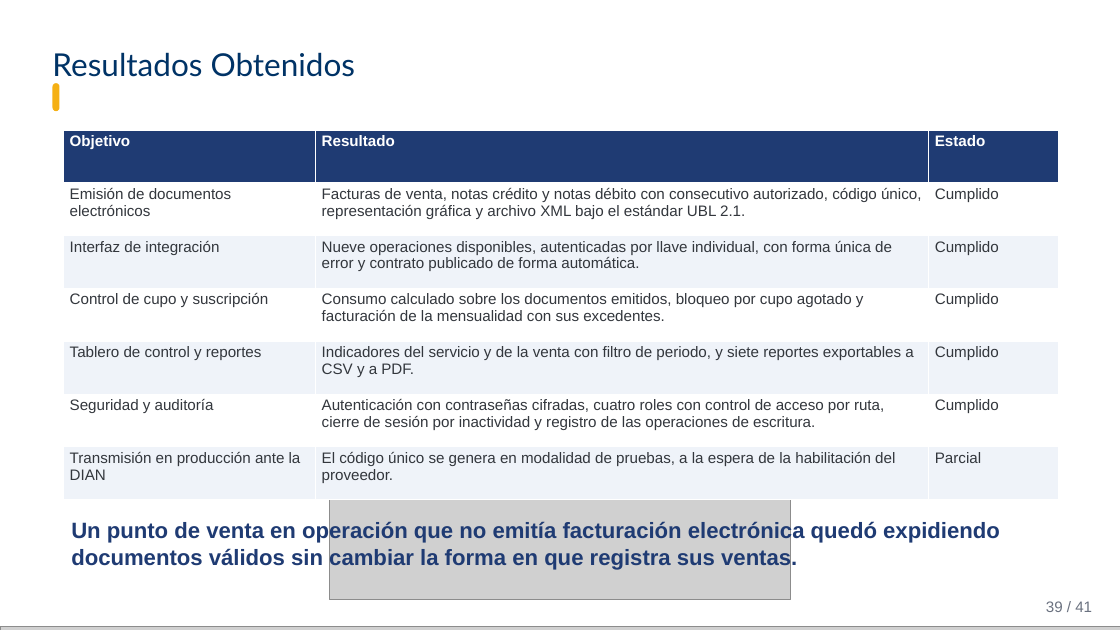
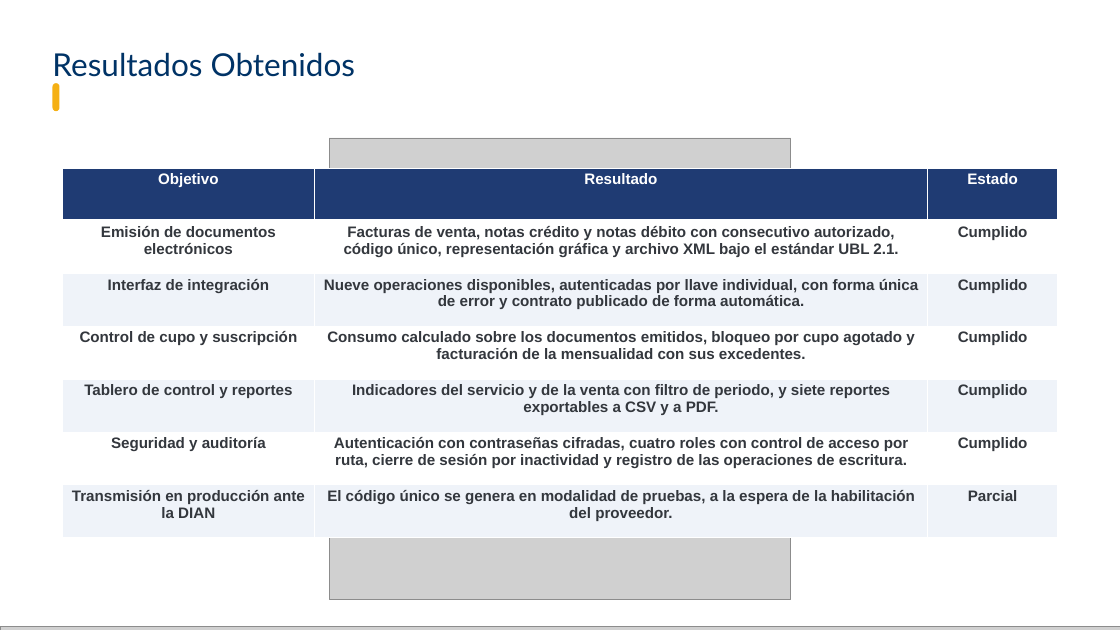
Before and after one commit to Brandonpyjv/Factugest, a slide deck: slide 37 of docs expo/carpeta exposicion/FactuGest - Sustentación.pptx (slide 39 before the commit). Drawn at 1120x630 pixels with LibreOffice and Linux fonts; fonts in the diff are those of the drawing; grey boxes stand for pictures. Boxes give left, top, right and bottom in pixels: in the first picture for what was removed or moved away, otherwise in the second. Text is boxed around its words. In the diff, an @@ line names an element or a change of style, - is before the commit and + after.

```diff
--- a/docs expo/carpeta exposicion/FactuGest - Sustentación.pptx
+++ b/docs expo/carpeta exposicion/FactuGest - Sustentación.pptx
@@ table at (62,168,1058,538) @@
@@ bold on @@
@@ alignment left to centre @@
@@ table: place and size @@
-table at (63,130,1059,500)
+table at (62,168,1058,538)
@@ text removed at (71,521,1000,570) @@
-Un punto de venta en operación que no emitía facturación electrónica quedó expidiendo documentos válidos sin cambiar la forma en que registra sus ventas.
@@ text removed at (1046,601,1092,612) @@
-39 / 41
```
Also in this commit, not shown: 35 other slides changed, 2 slides added, 5 slides removed, 10 other files.
